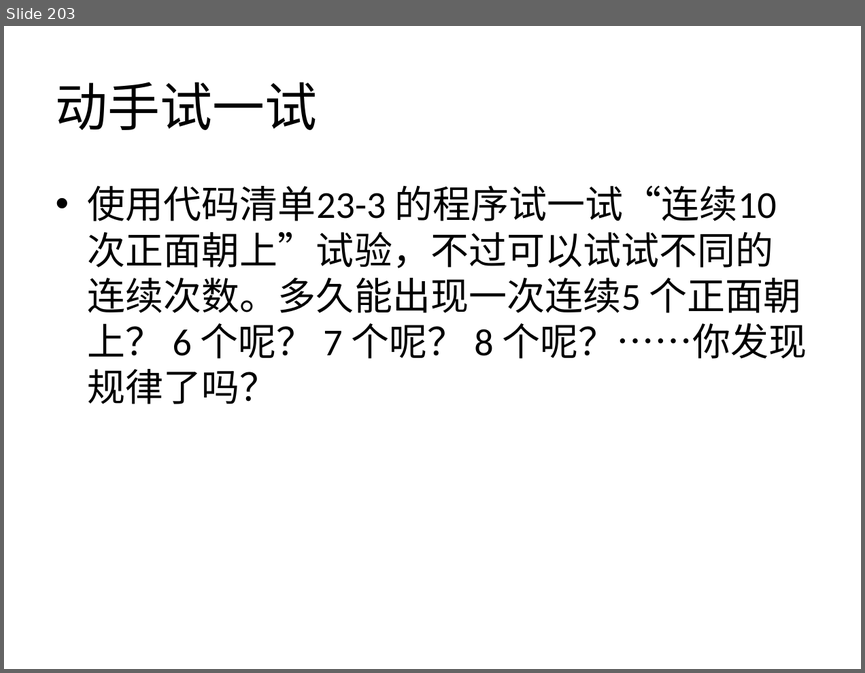
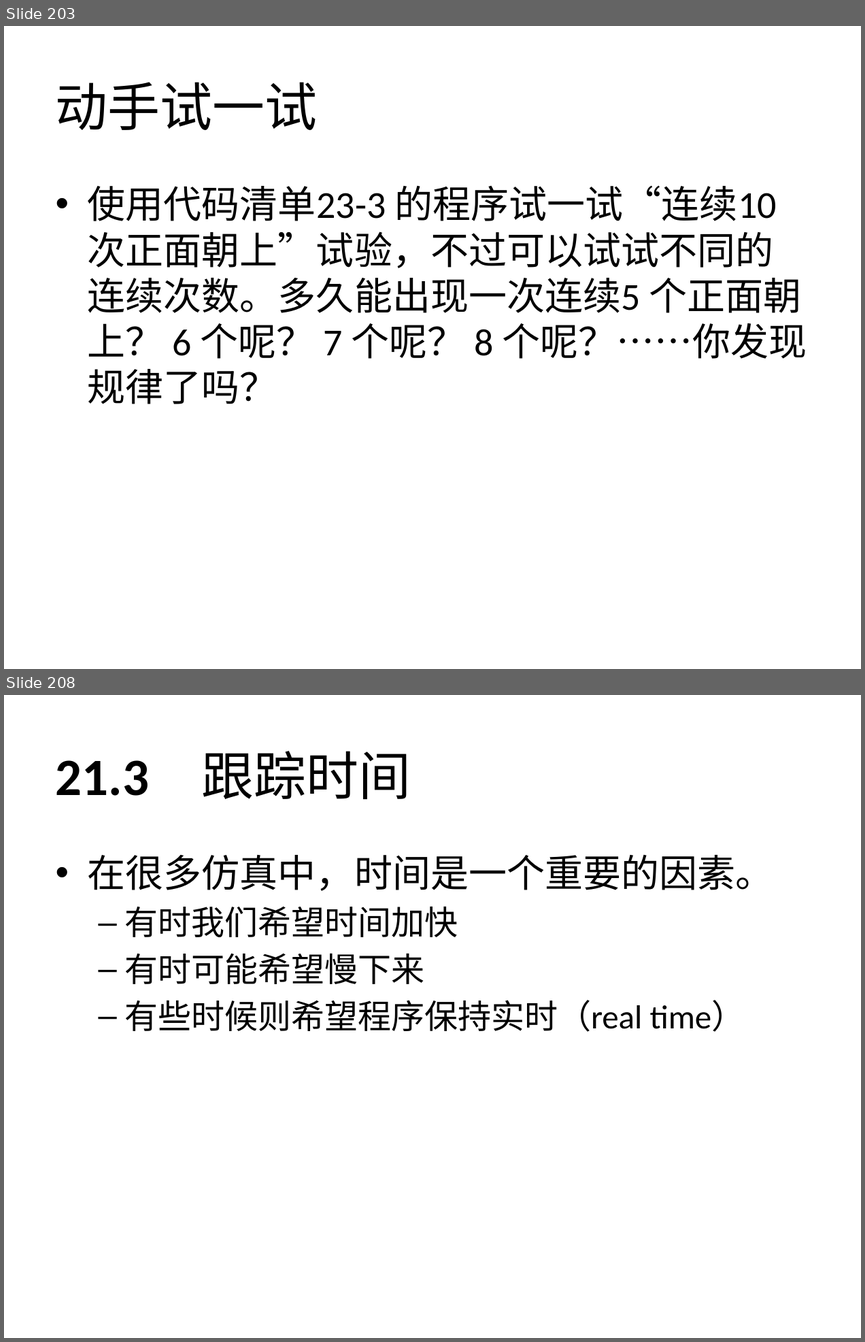
Before and after one commit to zhinan18/Python3, a slide deck: readme/Python3.pptx. Shown one above the other, each under a label of ours: slide 203 before the commit, slides 203 and 208 after it; the slides between them are not shown. The pictures are 865x673 and 865x1342 pixels, drawn with LibreOffice and Linux fonts; fonts in the diff are those of the drawing. Boxes give left, top, right and bottom in pixels: in the first picture for what was removed or moved away, otherwise in the second. Text is boxed around its words. In the diff, an @@ line names an element or a change of style, - is before the commit and + after.

```diff
--- a/readme/Python3.pptx
+++ b/readme/Python3.pptx
@@ slide 208 added at box(4, 695, 861, 1338), background #FFFFFF @@
@@ title added at box(56, 751, 411, 799), 44 pt, text #000000, bold @@
+21.3 跟踪时间
@@ text added at box(88, 855, 773, 1032), 28 pt, text #000000 @@
+• 在很多仿真中，时间是一个重要的因素。
+  – 有时我们希望时间加快
+  – 有时可能希望慢下来
+  – 有些时候则希望程序保持实时（real time）
```
Also in this commit, not shown: 16 other slides added, 2 other files.
